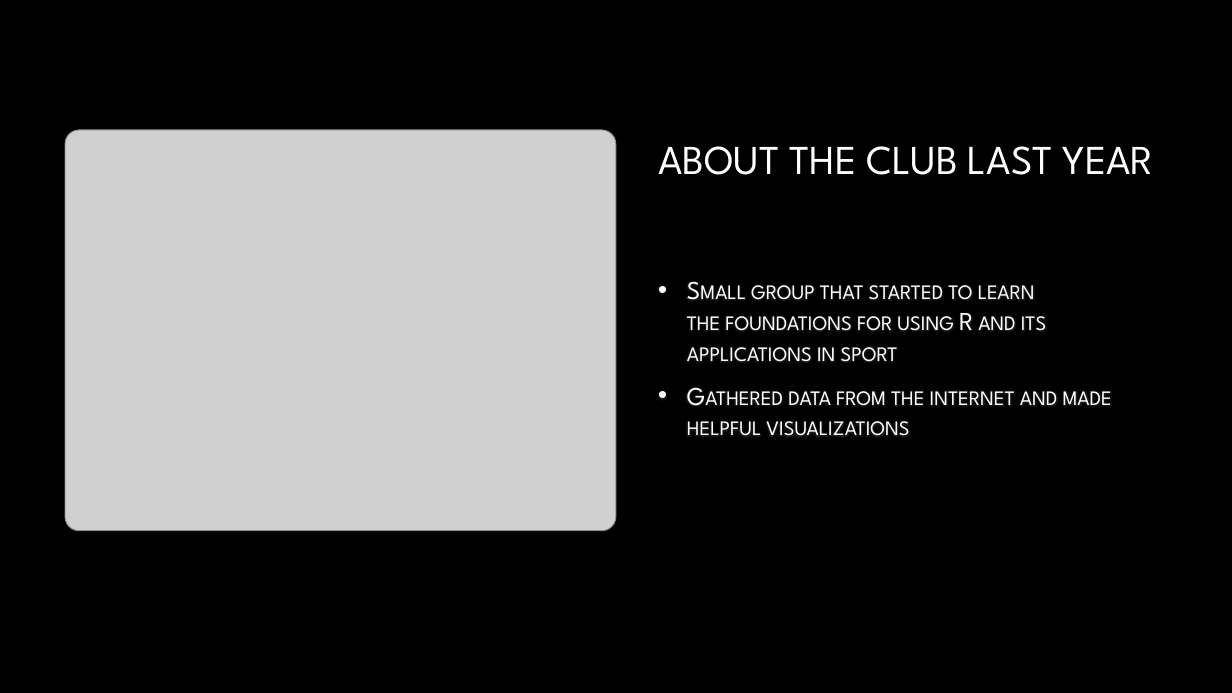
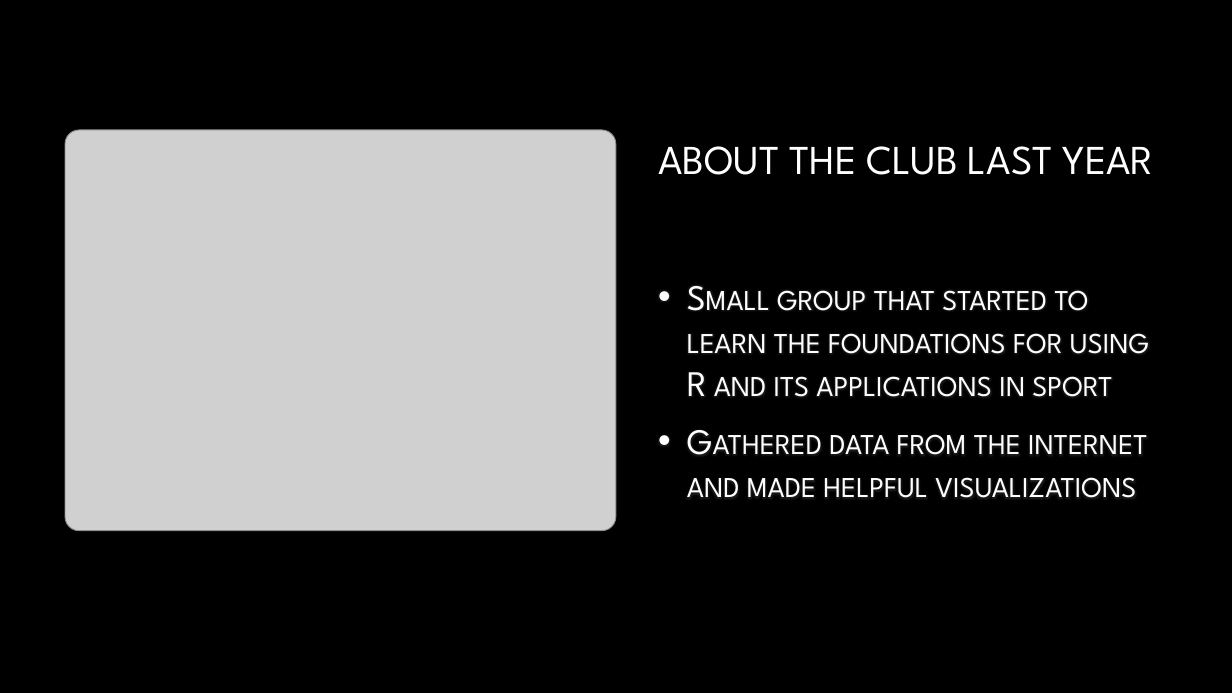
Before and after one commit to cjskalla/Sports-Analytics-SIG, a slide deck: slide 6 of Meeting Info/9-3.pptx (slide 4 before the commit). Drawn at 1232x693 pixels with LibreOffice and Linux fonts; fonts in the diff are those of the drawing; grey boxes stand for pictures; background and template pictures are left out. Boxes give left, top, right and bottom in pixels: in the first picture for what was removed or moved away, otherwise in the second. Text is boxed around its words. In the diff, an @@ line names an element or a change of style, - is before the commit and + after.

```diff
--- a/Meeting Info/9-3.pptx
+++ b/Meeting Info/9-3.pptx
@@ text "Small group that started to ..." at (687,290,1149,498): size 20 to 28 pt; more space between paragraphs @@
```
Also in this commit, not shown: 5 other slides changed, 2 slides added, 2 other files.
